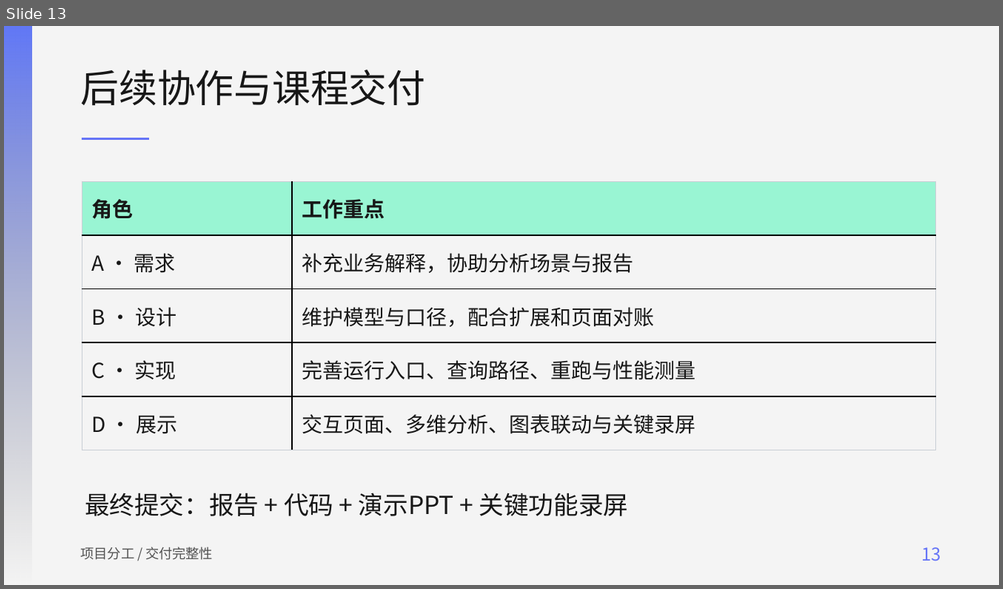
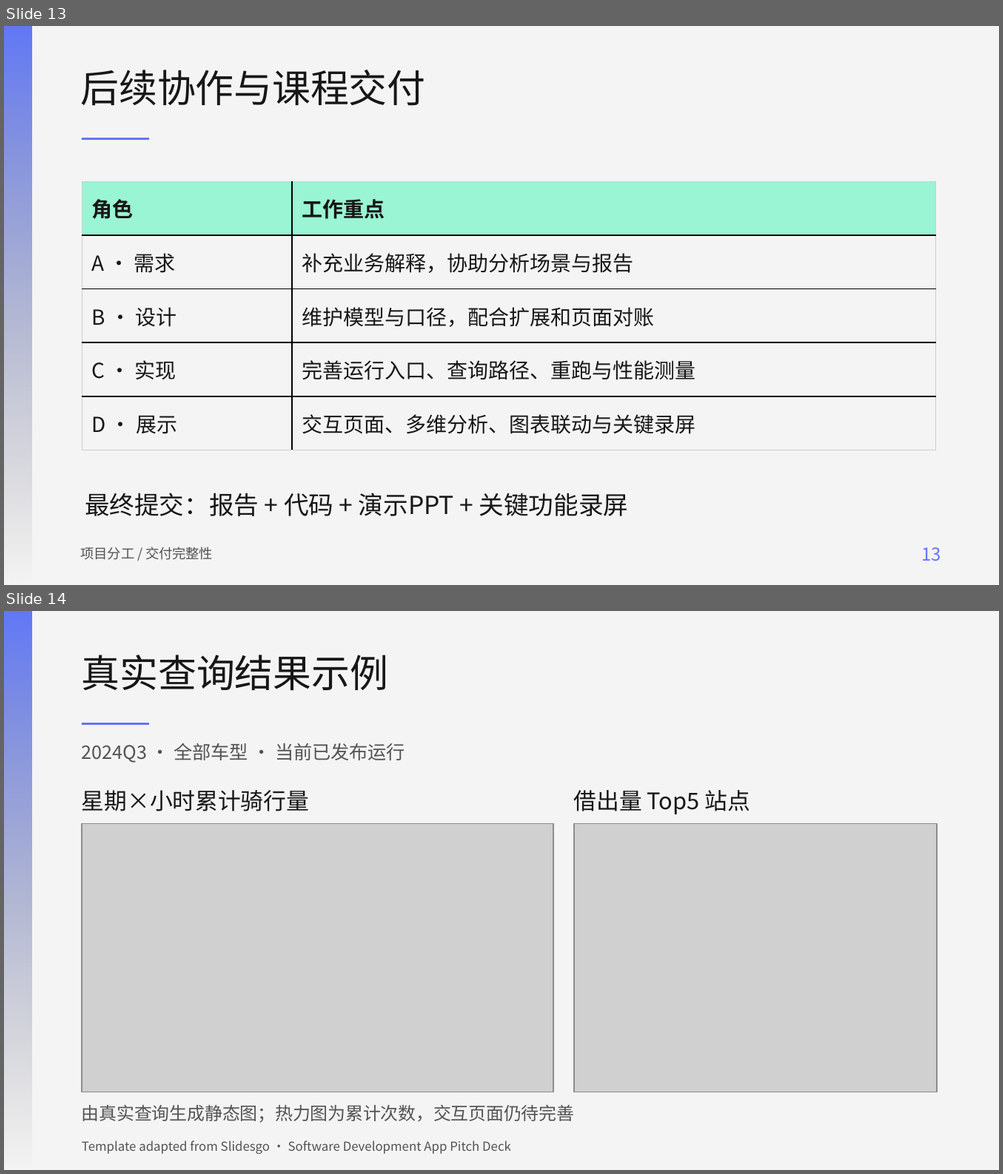
Before and after one commit to Todayjust-runner/citibike-warehouse, a slide deck: presentations/midterm/共享单车数仓_中期检查汇报.pptx. Shown one above the other, each under a label of ours: slide 13 before the commit, slides 13 and 14 after it. The pictures are 1003x589 and 1003x1174 pixels, drawn with LibreOffice and Linux fonts; fonts in the diff are those of the drawing; grey boxes stand for pictures. Boxes give left, top, right and bottom in pixels: in the first picture for what was removed or moved away, otherwise in the second. Text is boxed around its words. In the diff, an @@ line names an element or a change of style, - is before the commit and + after.

Commit message:
docs: replace terminal demo slide with real query figures

```diff
--- a/presentations/midterm/共享单车数仓_中期检查汇报.pptx
+++ b/presentations/midterm/共享单车数仓_中期检查汇报.pptx
@@ slide 14 added at bbox=[4, 611, 999, 1170], background #F4F4F4 @@
@@ rectangle added at bbox=[4, 611, 32, 1170], fill gradient #6178F6 to #737373 @@
@@ text added at bbox=[82, 655, 388, 690], 27.8 pt, text #171717 @@
+真实查询结果示例
@@ line added from (82, 724) to (149, 724), #6574F7 1.5 pt @@
@@ text added at bbox=[82, 743, 405, 763], 13.5 pt, text #535353 @@
+2024Q3 · 全部车型 · 当前已发布运行
@@ text added at bbox=[82, 790, 309, 812], 16.5 pt, text #171717 @@
+星期×小时累计骑行量
@@ text added at bbox=[574, 790, 750, 815], 16.5 pt, text #171717 @@
+借出量 Top5 站点
@@ picture added at bbox=[82, 824, 553, 1092] @@
@@ picture added at bbox=[574, 824, 937, 1092] @@
@@ text added at bbox=[82, 1105, 574, 1123], 12.8 pt, text #535353 @@
+由真实查询生成静态图；热力图为累计次数，交互页面仍待完善
@@ text added at bbox=[82, 1141, 511, 1154], 9 pt, text #535353 @@
+Template adapted from Slidesgo · Software Development App Pitch Deck
```
Also in this commit, not shown: 1 slide removed, 4 other files.
